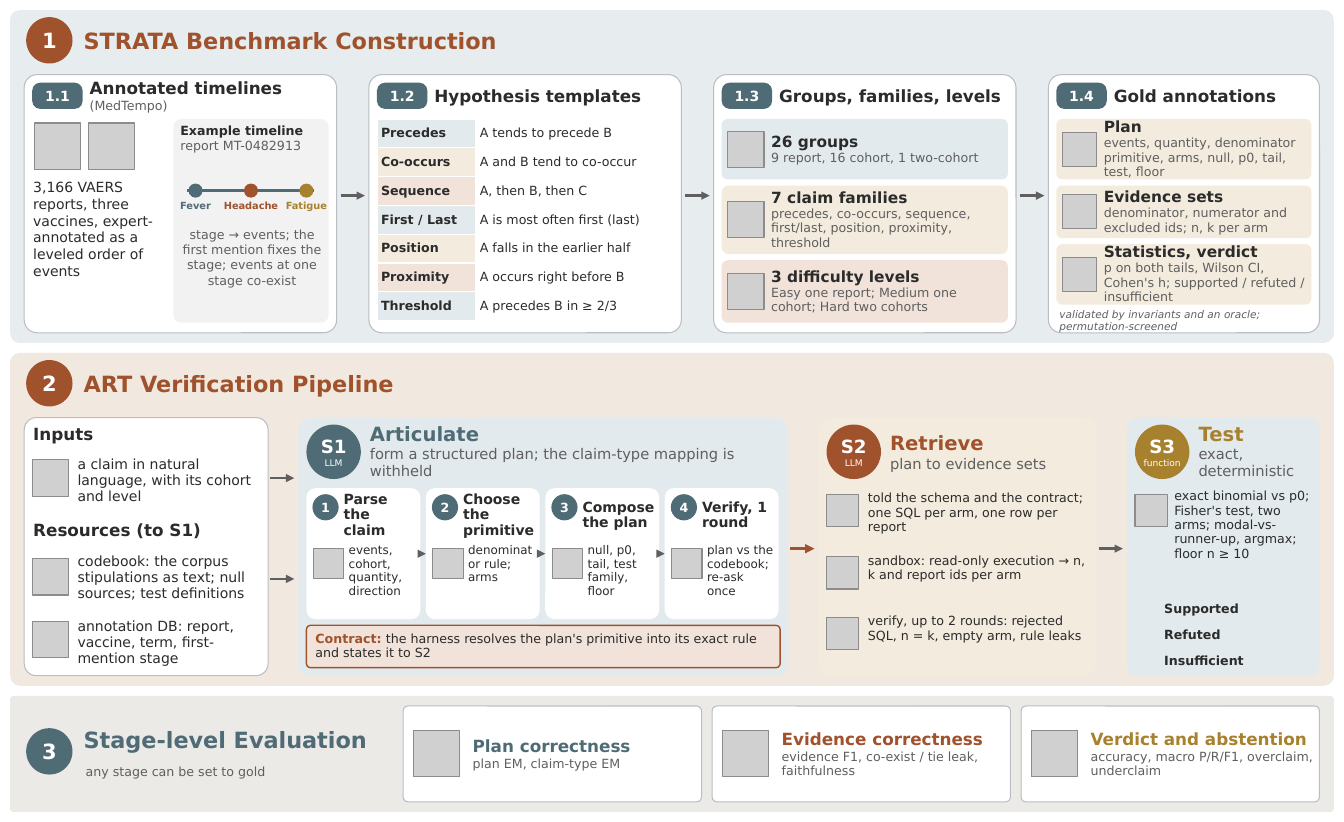
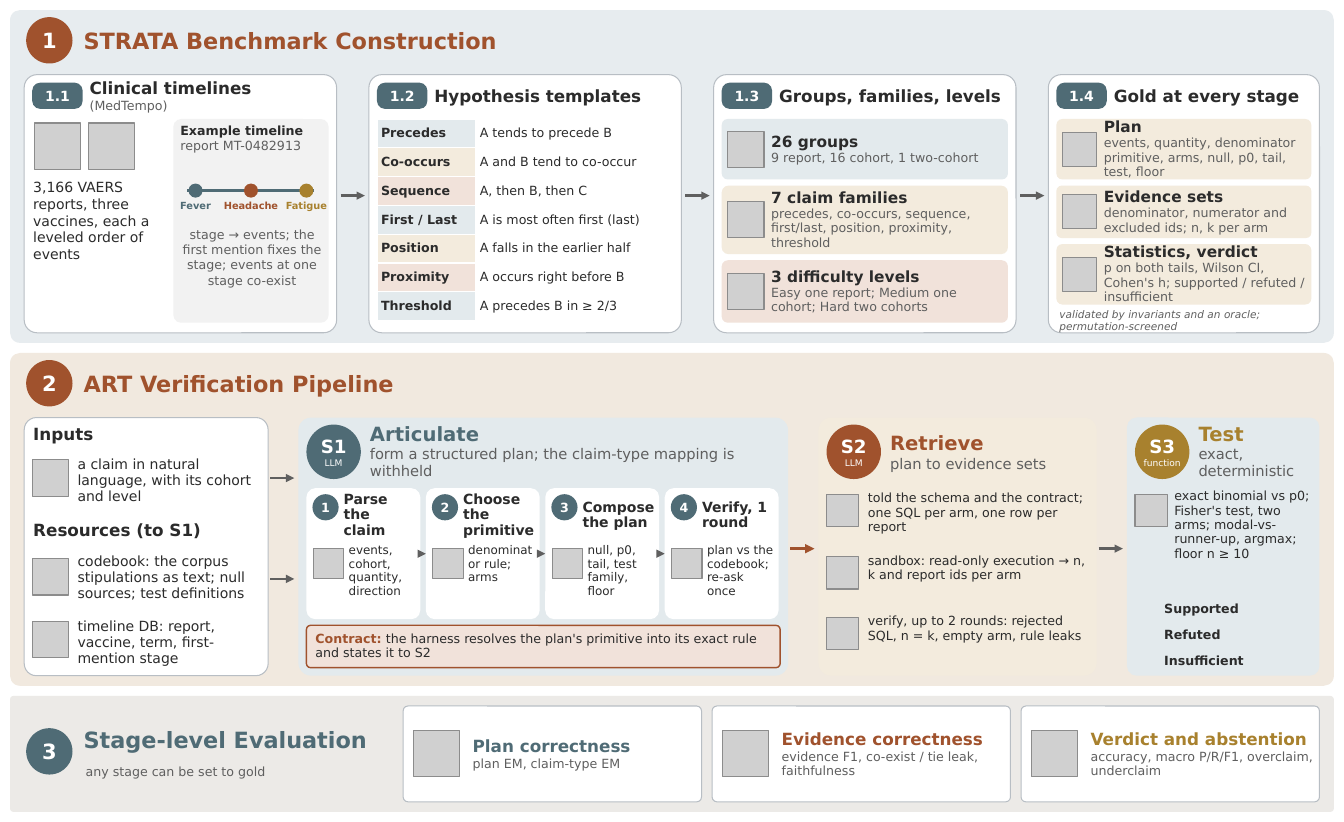
Before and after one commit to henryhcy/Temporal_Hypothesis_Generation, a slide deck: slide 1 of docs/draft/Figures/STRATA_framework_editable.pptx. Drawn at 1344x822 pixels with LibreOffice and Linux fonts; fonts in the diff are those of the drawing; grey boxes stand for pictures; background and template pictures are left out. Boxes give left, top, right and bottom in pixels: in the first picture for what was removed or moved away, otherwise in the second. Text is boxed around its words. In the diff, an @@ line names an element or a change of style, - is before the commit and + after.

```diff
--- a/docs/draft/Figures/STRATA_framework_editable.pptx
+++ b/docs/draft/Figures/STRATA_framework_editable.pptx
@@ text at box(90, 81, 251, 113): text changed @@
-Annotated timelines (MedTempo)
+Clinical timelines (MedTempo)
@@ text at box(1114, 89, 1300, 106): text changed @@
-Gold annotations
+Gold at every stage
@@ text at box(33, 181, 150, 259): text changed @@
-3,166 VAERS reports, three vaccines, expert-annotated as a leveled order of events
+3,166 VAERS reports, three vaccines, each a leveled order of events
@@ text at box(78, 620, 215, 666): text changed @@
-annotation DB: report, vaccine, term, first-mention stage
+timeline DB: report, vaccine, term, first-mention stage
```
Also in this commit, not shown: 5 other files.
